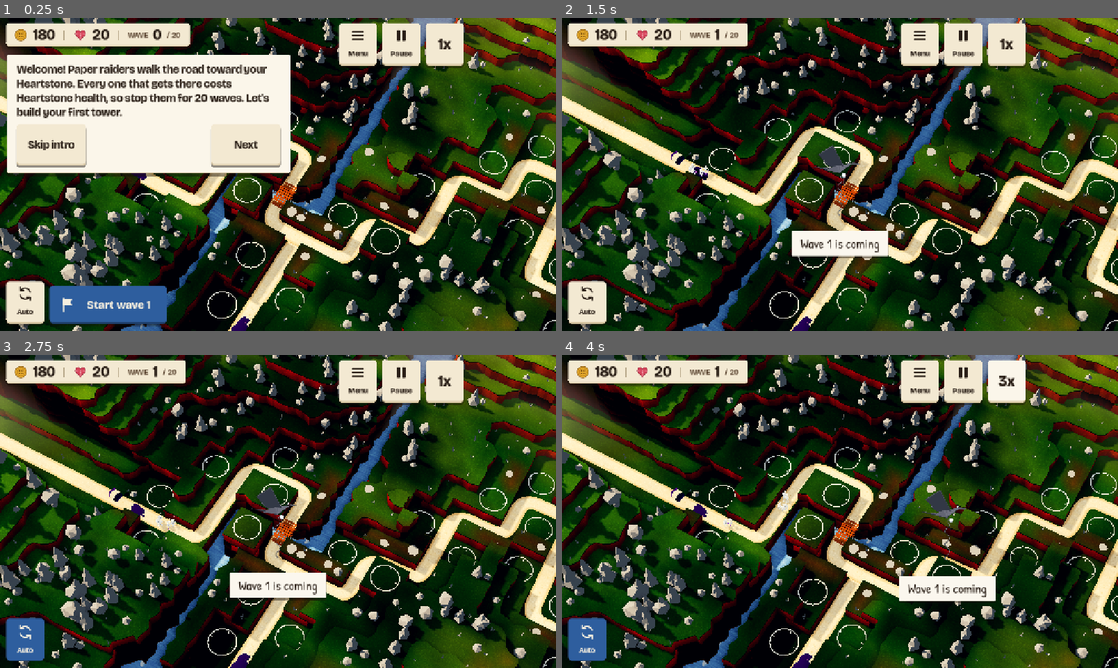
Above: before the commit, frames 1-4 (two rows, left to right).
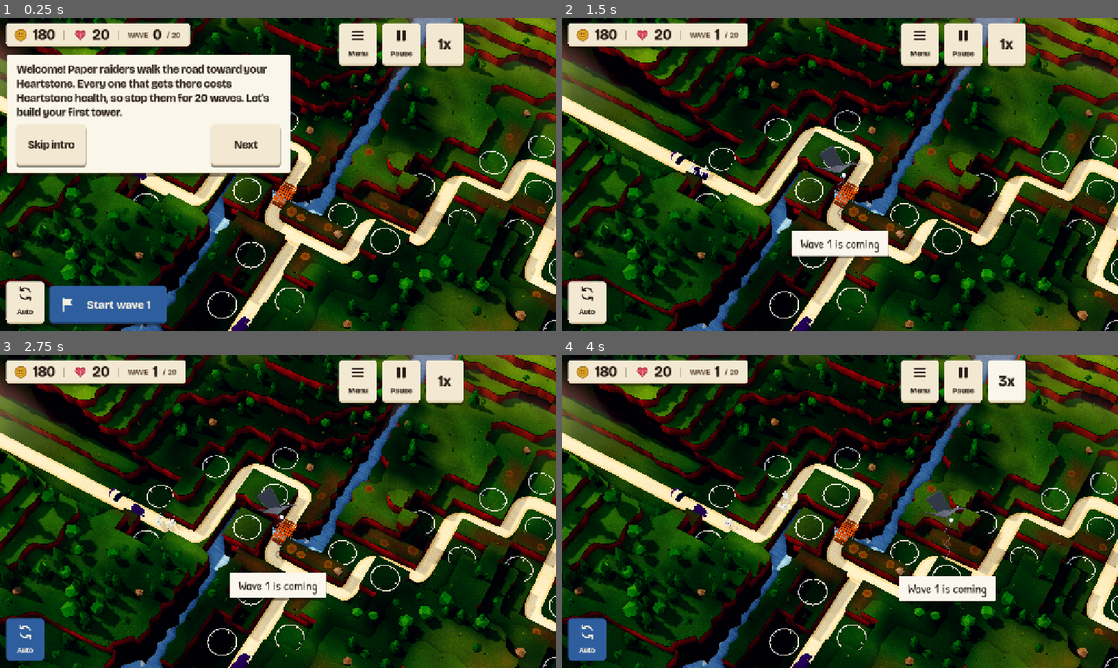
Above: after the commit, the same moments.

Repository: juanpalopez/psychic-bassoon
Game: Godot game, scene res://main.tscn
Same seed, same stepped clock (60 frames per second), same inputs: the game is played once before the commit and once after it.
Inputs:
- Up to frame 1 (0.25 s): no input
- Up to frame 2 (1.5 s): click "Start wave 1" at 0.5 s; click "Skip intro" at 1.25 s
- Up to frame 3 (2.75 s): click "Auto" at 2 s
- Up to frame 4 (4 s): click "1x" at 2.75 s; click "2x" at 3.5 s

The runs differ from the first frame. In frame 1, 5.6% of the frame differs, in the area x 0-100%, y 0-100%; in frame 2, 6.6%; in frame 3, 6.6%; in frame 4, 6.6%.

Commit message:
fix(render): wear the shared painted paper on the scatter's props
Refs #326

Co-Authored-By: Claude Opus 5.5 <noreply@anthropic.com>
Claude-Session: https://claude.ai/code/session_01Sz86dVkFgcmfUpmh5hksT1

Diff:
--- a/godot/render/diorama/scenery_props.gd
+++ b/godot/render/diorama/scenery_props.gd
@@ -1,7 +1,8 @@
 ## The scenery's props, generated as faceted papercraft (docs/art/STYLE.md: "faceted cone pines
 ## and round broadleaf trees, grey-brown boulders split into facets, dirt patches and grass
-## tufts"): flat-shaded facets with their colours (`TerrainPalette`) in the vertex colours, each
-## prop one surface. A prop stands on its origin, one cell is one unit, and it is built to
+## tufts"): flat-shaded facets with their colours (`TerrainPalette`, linear) in the vertex
+## colours, in the painted paper the ground wears (`painted.gdshader`), each prop one surface.
+## A prop stands on its origin, one cell is one unit, and it is built to
 ## `DioramaLooks.PROP_RADIUS`; its footprint at scale 1 is measured on the meshes (`reach`).
 ## `light` gives the plainer mesh the scenery past the board's margin wears (fewer facets, no
 ## trunk). Every mesh is made once and shared; nothing here is random: the facets' jitter comes
@@ -39,7 +40,7 @@
 			_grass(facets)
 		_:
 			push_error("no scenery prop called %s" % kind)
-	var made := facets.commit(PaperLook.material("diorama_vc"))
+	var made := facets.commit(PaperLook.material("painted"))
 	_meshes[key] = made
 	return made
 
--- a/godot/render/diorama/scenery_slot.gd
+++ b/godot/render/diorama/scenery_slot.gd
@@ -11,9 +11,6 @@
 
 func build(field: TerrainField) -> void:
 	clear()
-	# the props fade into the haze past the map, as the terrain does
-	var half := Vector2(float(field.map.cols), float(field.map.rows)) / 2.0
-	PaperLook.material("diorama_vc").set_shader_parameter("map_half", half)
 	placements = SceneryScatter.placements(field)
 	var made := SceneryScatter.build_from(placements, field)
 	for child in made.get_children():
